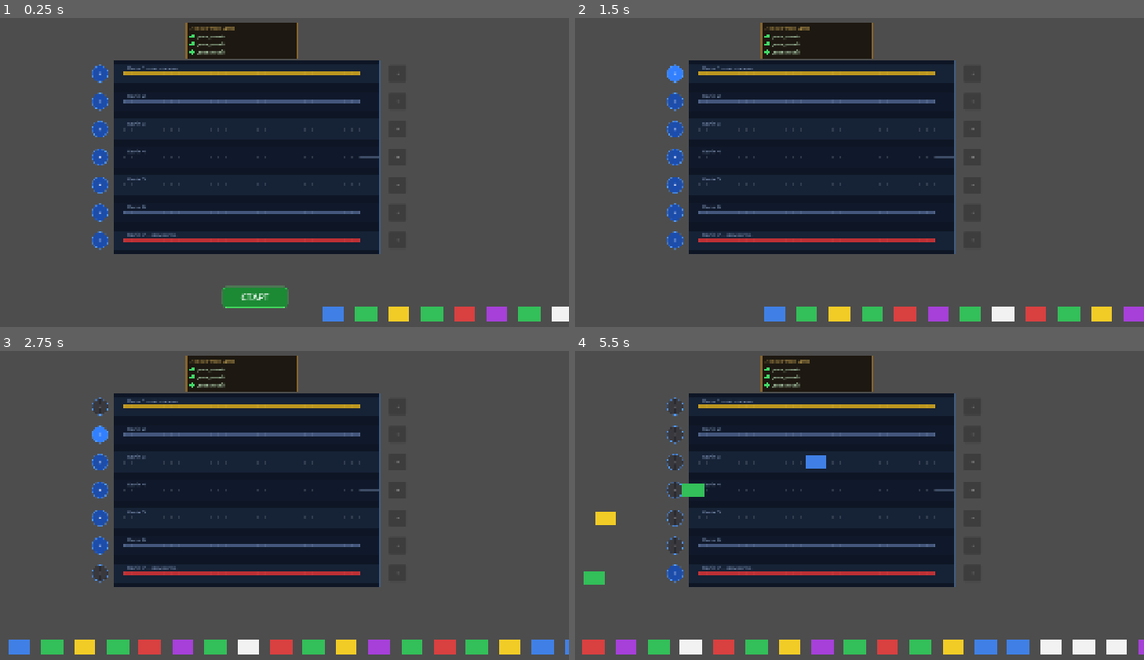
Above: before the commit, frames 1-4 (two rows, left to right).
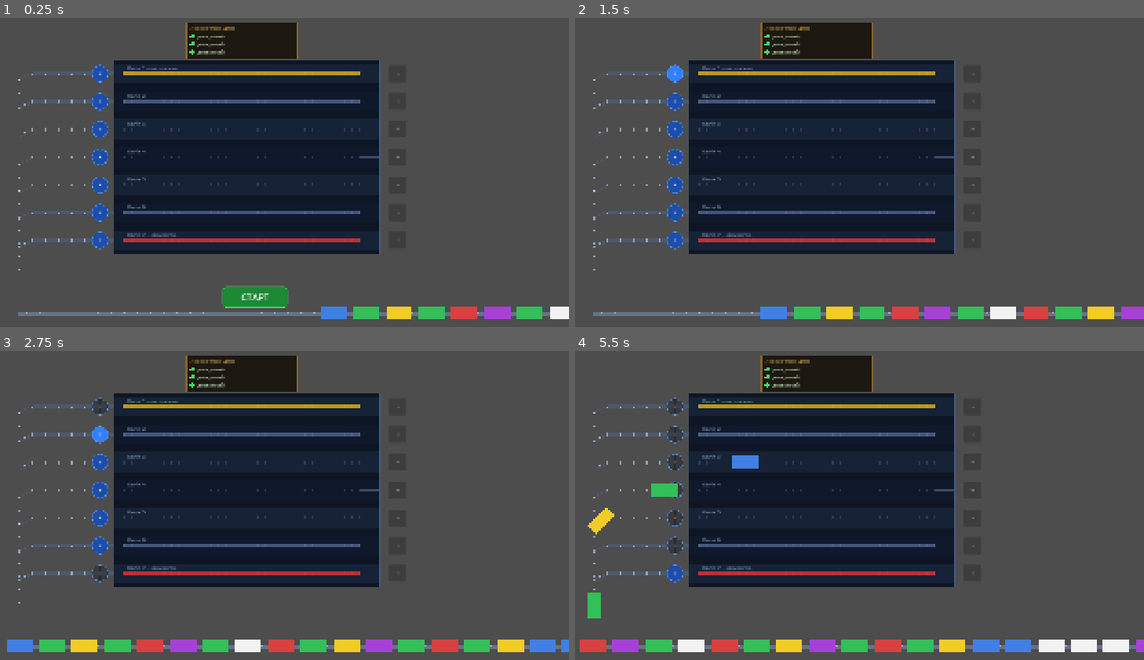
Above: after the commit, the same moments.

Repository: Fenimors99/shunting-game
Game: Godot game, scene res://scenes/GameScreen.tscn
Same seed, same stepped clock (60 frames per second), same inputs: the game is played once before the commit and once after it.
Inputs:
- Up to frame 1 (0.25 s): no input
- Up to frame 2 (1.5 s): click "СТАРТ" at 0.5 s; click "+" at 1.25 s
- Up to frame 3 (2.75 s): click "+" at 2 s
- Up to frame 4 (5.5 s): click "+" at 2.75 s; click "+" at 3.5 s; click "+" at 4.25 s; click "+" at 5 s

The runs differ from the first frame. In frame 1, 1.9% of the frame differs, in the area x 3-100%, y 17-99%; in frame 2, 2.0%; in frame 3, 2.0%; in frame 4, 3.2%, in the area x 0-100%, y 17-99%.

Commit message:
Додав колії та зробив нормальні повороти
Додав колії та зробив нормальні повороти

Diff:
--- a/scenes/GameScreen.tscn
+++ b/scenes/GameScreen.tscn
@@ -12,9 +12,8 @@
 script = ExtResource("3_osnef")
 
 [node name="Queue" type="Node2D" parent="." unique_id=975231881]
-position = Vector2(0, 0)
 script = ExtResource("1_o75v1")
 
-[node name="LocoDepot" type="Node2D" parent="."]
+[node name="LocoDepot" type="Node2D" parent="." unique_id=513798455]
 position = Vector2(750, 148)
 script = ExtResource("4_depot")
--- a/scripts/GameScreen.gd
+++ b/scripts/GameScreen.gd
@@ -80,15 +80,50 @@
 	var slot: int        = station.reserve_slot(track_index)
 	var target_y: float  = station.get_track_y(track_index)
 	var target_x: float  = Layout.get_slot_x(slot)
-	var up_time: float    = abs(Layout.QUEUE_Y - target_y) / Layout.SPEED
-	var right_time: float = abs(target_x - Layout.JUNCTION_X) / Layout.SPEED
+
+	# Точки маршруту згідно з вашим малюванням рейок
+	var start_y = Layout.QUEUE_Y
+	var junction_x = Layout.JUNCTION_X
+	var bend_start_y = target_y + 20.0
+	var bend_end_x = junction_x + 40.0
 
 	var tween := create_tween()
-	tween.set_trans(Tween.TRANS_SINE)
-	tween.set_ease(Tween.EASE_IN_OUT)
+	tween.set_trans(Tween.TRANS_LINEAR) # Поїзди рухаються лінійно від точки до точки
 
-	tween.tween_property(wagon, "position:y", target_y, up_time)
-	tween.tween_property(wagon, "position:x", target_x, right_time)
+	# --- КРОК 1: ПОВОРОТ ВГОРУ ---
+	# Вагон стоїть на junction_x, розвертається носом вгору
+	tween.tween_property(wagon, "rotation", -PI/2, 0.15)
+
+	# --- КРОК 2: РУХ ВГОРУ ПО ВЕРТИКАЛІ ---
+	# Їдемо суворо по осі Y до точки початку згину
+	var up_dist = abs(start_y - bend_start_y)
+	tween.tween_property(wagon, "position:y", bend_start_y, up_dist / Layout.SPEED)
+
+	# --- КРОК 3: ПОВОРОТ НА ДІАГОНАЛЬ ---
+	# Повертаємо на 45 градусів (PI/4)
+	tween.tween_property(wagon, "rotation", -PI/4, 0.1)
+
+	# --- КРОК 4: РУХ ПО ДІАГОНАЛІ (ФІКСОВАНА ШВИДКІСТЬ) ---
+	var diag_end = Vector2(bend_end_x, target_y)
+
+	# Оскільки згин завжди від (Junction, Y+20) до (Junction+40, Y),
+	# ми можемо точно вирахувати довжину гіпотенузи: sqrt(20^2 + 40^2) ≈ 44.7
+	var fixed_diag_dist = 44.7
+
+	# Використовуємо стабільну швидкість (наприклад, 700 пікселів/сек)
+	# незалежно від того, яка це колія
+	var constant_diag_speed = Layout.SPEED * 0.7
+	tween.tween_property(wagon, "position", diag_end, fixed_diag_dist / constant_diag_speed)
+
+	# --- КРОК 5: ПОВОРОТ ГОРИЗОНТАЛЬНО ---
+	# Вирівнюємо вагон для заїзду на станцію
+	tween.tween_property(wagon, "rotation", 0.0, 0.1)
+
+	# --- КРОК 6: РУХ ПО КОЛІЇ ПРЯМО ---
+	# Їдемо до призначеного слота суворо по X
+	var final_dist = abs(bend_end_x - target_x)
+	tween.tween_property(wagon, "position:x", target_x, final_dist / Layout.SPEED)
+
 	tween.tween_callback(func(): _wagon_arrived(wagon, track_index, slot))
 
 func _wagon_arrived(wagon: Wagon, track_index: int, slot: int) -> void:
@@ -130,7 +165,15 @@
 	for i in wagons.size():
 		var wagon: Wagon = wagons[i]
 		var dest := Vector2(base_x + i * Layout.WAGON_GAP, Layout.QUEUE_Y)
+		var tween := create_tween()
+		# --- МИ ВИДАЛИЛИ tween_property для rotation тут ---
 		var dist := wagon.position.distance_to(dest)
-		var tween := create_tween()
+		# Вагон просто їде до черги (наприклад, задом наперед)
 		tween.tween_property(wagon, "position", dest, dist / Layout.SPEED)
-		tween.tween_callback(func(): queue.receive_wagon(wagon))
+
+		tween.tween_callback(func():
+			# МИТТЄВО встановлюємо PI (ліворуч) без анімації,
+			# щоб підготувати вагон до наступного виїзду
+			wagon.rotation = PI
+			queue.receive_wagon(wagon)
+			)
--- a/scripts/Queue.gd
+++ b/scripts/Queue.gd
@@ -65,6 +65,7 @@
 	var spawn_x: float = Layout.QUEUE_START_X if _wagons.is_empty() \
 		else _wagons.back().position.x + Layout.WAGON_GAP
 	w.position = Vector2(spawn_x, 0.0)
+	w.rotation = PI # Додаємо це: вагон дивиться носом вліво (180 градусів)
 	add_child(w)
 	_wagons.append(w)
 
--- a/scripts/Station.gd
+++ b/scripts/Station.gd
@@ -125,9 +125,74 @@
 		)
 
 func _draw_junction_line() -> void:
-	draw_line(Vector2(get_viewport_rect().size.x, Layout.QUEUE_Y), Vector2(Layout.JUNCTION_X, Layout.QUEUE_Y), Color(0.5, 0.6, 0.75, 0.5), 3.0)
-	draw_line(Vector2(Layout.JUNCTION_X, Layout.QUEUE_Y), Vector2(Layout.JUNCTION_X, Layout.TRACK_TOP), COLOR_BORDER, 1.5)
-	draw_line(Vector2(Layout.JUNCTION_X, Layout.TRACK_TOP), Vector2(Layout.STATION_LEFT - 30, Layout.TRACK_TOP), COLOR_BORDER, 1.5)
+	var rail_color := Color(0.5, 0.6, 0.75, 0.5)
+	var thin_color := COLOR_BORDER
+
+	# 1. Основна горизонтальна лінія (черга)
+	# Додаємо невеликий нахлест (наприклад, 5 пікселів), щоб рейки візуально зістикувалися
+	_draw_rail_segment(
+		Vector2(get_viewport_rect().size.x, Layout.QUEUE_Y),
+		Vector2(Layout.JUNCTION_X - 3, Layout.QUEUE_Y),
+		rail_color
+	)
+
+	# 2. Обчислюємо реальні межі вертикального стовбура
+	# Починаємо з координати черги
+	var min_y = Layout.QUEUE_Y
+	var max_y = Layout.QUEUE_Y
+
+	# Перевіряємо всі точки, де колії приєднуються до стовбура (y + 20)
+	for i in range(1, Layout.TRACK_COUNT + 1):
+		var branch_connection_y = Layout.get_track_y(i) + 20
+		min_y = min(min_y, branch_connection_y)
+		max_y = max(max_y, branch_connection_y)
+
+	# 3. Малюємо вертикальний "стовбур" від найвищої до найнижчої точки
+	_draw_rail_segment(
+		Vector2(Layout.JUNCTION_X, min_y),
+		Vector2(Layout.JUNCTION_X, max_y),
+		thin_color
+	)
+
+	# 4. Малюємо відгалуження до колій
+	for i in range(1, Layout.TRACK_COUNT + 1):
+		var y := Layout.get_track_y(i)
+		var start := Vector2(Layout.JUNCTION_X, y + 20)
+		var mid := Vector2(Layout.JUNCTION_X + 40, y)
+		var end := Vector2(Layout.STATION_LEFT - 30, y)
+
+		_draw_rail_segment(start, mid, thin_color)
+		_draw_rail_segment(mid, end, thin_color)
+
+
+func _draw_rail_segment(from: Vector2, to: Vector2, color: Color) -> void:
+	var dir := (to - from).normalized()
+	var normal := Vector2(-dir.y, dir.x)
+
+	var rail_offset := 3.0
+
+	# рейки
+	draw_line(from + normal * rail_offset, to + normal * rail_offset, color, 2.0)
+	draw_line(from - normal * rail_offset, to - normal * rail_offset, color, 2.0)
+
+	# шпали
+	var sleeper_color := Color(0.778, 0.825, 0.947, 0.608)
+	var length := from.distance_to(to)
+	var step := 20.0
+
+	var dist := 7.0
+
+	while dist <= length - 5.0:
+		var t := dist / length
+		var pos := from.lerp(to, t)
+
+		var angle := dir.angle()
+
+		draw_set_transform(pos, angle, Vector2.ONE)
+		draw_rect(Rect2(-9, -3, 2, 8), sleeper_color)
+		draw_set_transform(Vector2.ZERO, 0, Vector2.ONE)
+
+		dist += step
 
 func _draw_exit_rails() -> void:
 	var rail_color := Color(0.5, 0.6, 0.75, 0.4)
--- a/scripts/Wagon.gd
+++ b/scripts/Wagon.gd
@@ -11,6 +11,10 @@
 	Color(0.65, 0.25, 0.85),  # purple
 ]
 
+# Розміри вагона (можна підправити, якщо вони завеликі чи замалі)
+const WAGON_WIDTH = 80.0
+const WAGON_HEIGHT = 40.0
+
 @export var wagon_type: WagonType = WagonType.NORMAL
 var _normal_color: Color = NORMAL_COLORS[0]
 
@@ -21,8 +25,30 @@
 @onready var _blink_timer: Timer = $BlinkTimer
 
 func _ready() -> void:
+	# 1. Спершу налаштовуємо візуал (центрування)
+	_setup_visuals()
+
+	# 2. Потім підключаємо таймер та оновлюємо кольори
 	_blink_timer.timeout.connect(_on_blink_timeout)
 	_refresh()
+
+# --- Нова функція для центрування ---
+
+func _setup_visuals() -> void:
+	var size = Vector2(WAGON_WIDTH, WAGON_HEIGHT)
+
+	# Робимо так, щоб (0,0) вагона був рівно посередині прямокутника
+	var centered_pos = -size / 2.0
+
+	# Налаштовуємо Body
+	_body.size = size
+	_body.position = centered_pos
+	_body.pivot_offset = size / 2.0 # Центр для внутрішніх поворотів
+
+	# Налаштовуємо Shadow
+	_shadow.size = size
+	_shadow.position = centered_pos
+	_shadow.pivot_offset = size / 2.0
 
 # --- Публічний API ---
 
Not shown: 1 places in scenes/GameScreen.tscn that only renumber resources
